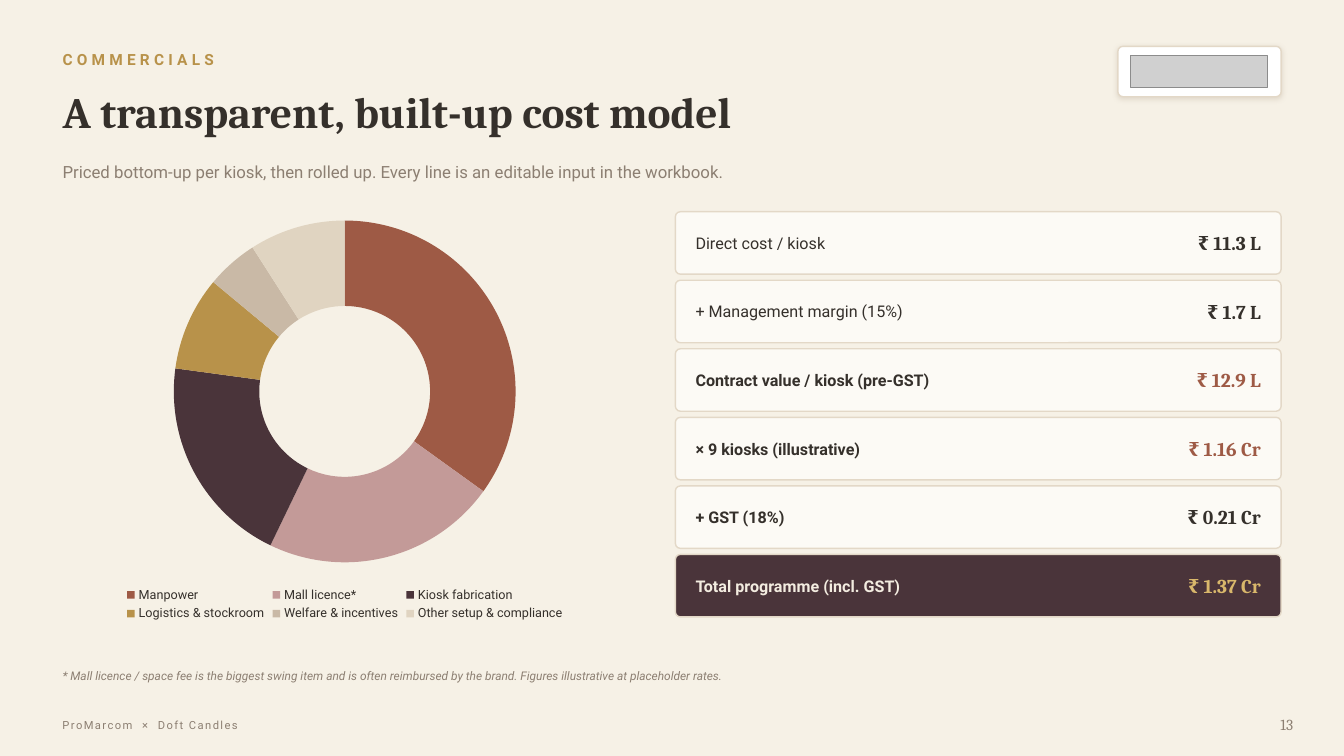
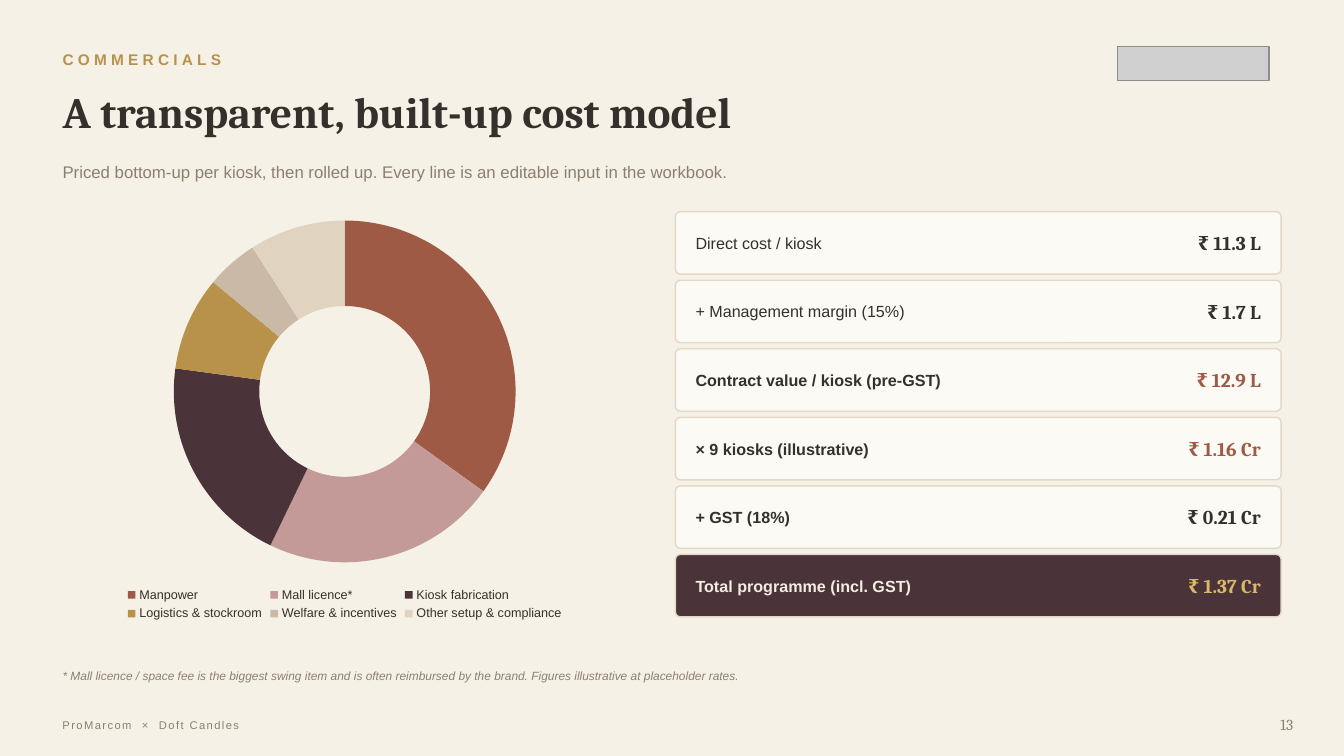
Before and after one commit to nky1103/Projects, a slide deck: slide 14 of doft_diwali_popup/Doft_Diwali_PopUp_ProMarcom_Pitch.pptx. Drawn at 1344x756 pixels with LibreOffice and Linux fonts; fonts in the diff are those of the drawing; grey boxes stand for pictures. Boxes give left, top, right and bottom in pixels: in the first picture for what was removed or moved away, otherwise in the second. Text is boxed around its words. In the diff, an @@ line names an element or a change of style, - is before the commit and + after.

```diff
--- a/doft_diwali_popup/Doft_Diwali_PopUp_ProMarcom_Pitch.pptx
+++ b/doft_diwali_popup/Doft_Diwali_PopUp_ProMarcom_Pitch.pptx
@@ picture: place and size @@
-picture at [1131, 55, 1268, 87]
+picture at [1118, 46, 1269, 81]
@@ rounded rectangle removed at [1118, 46, 1281, 97] @@
@@ doughnut chart at [63, 207, 627, 625] @@
@@ legend changed @@
@@ font Roboto to Arial in 10 elements at [63, 54, 222, 65], [63, 166, 727, 182], [696, 237, 822, 249], [709, 305, 905, 321], [696, 374, 940, 390], [709, 443, 868, 458], [709, 511, 790, 527], [696, 580, 910, 596], [70, 671, 739, 682], [62, 721, 239, 729] @@
```
Also in this commit, not shown: 16 other slides changed, 1 other file.
